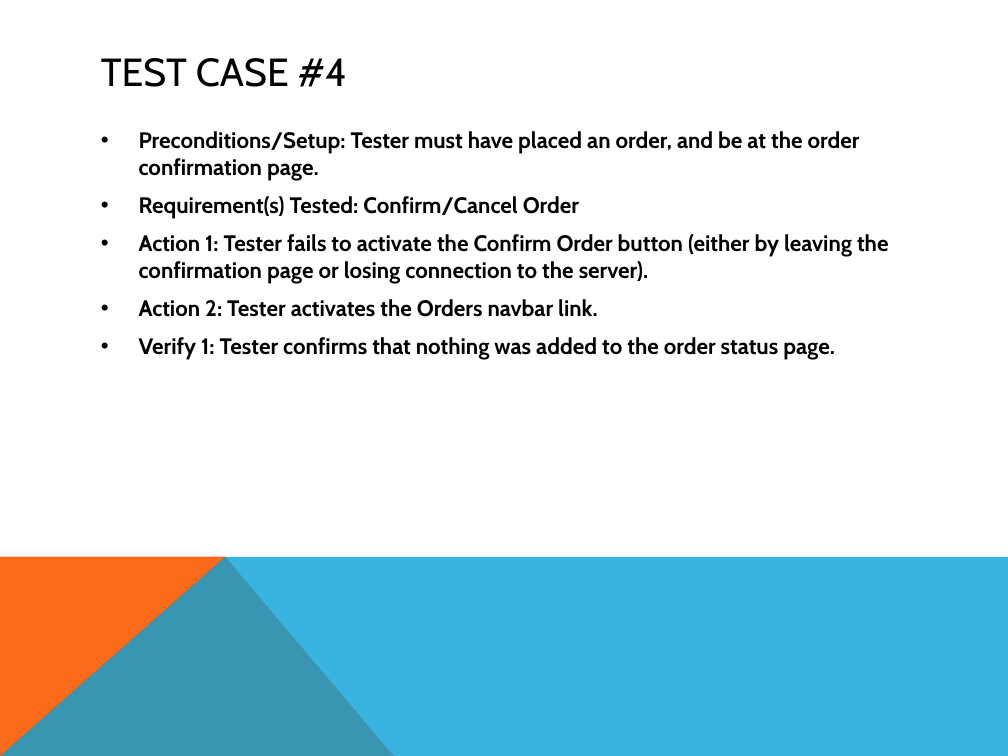
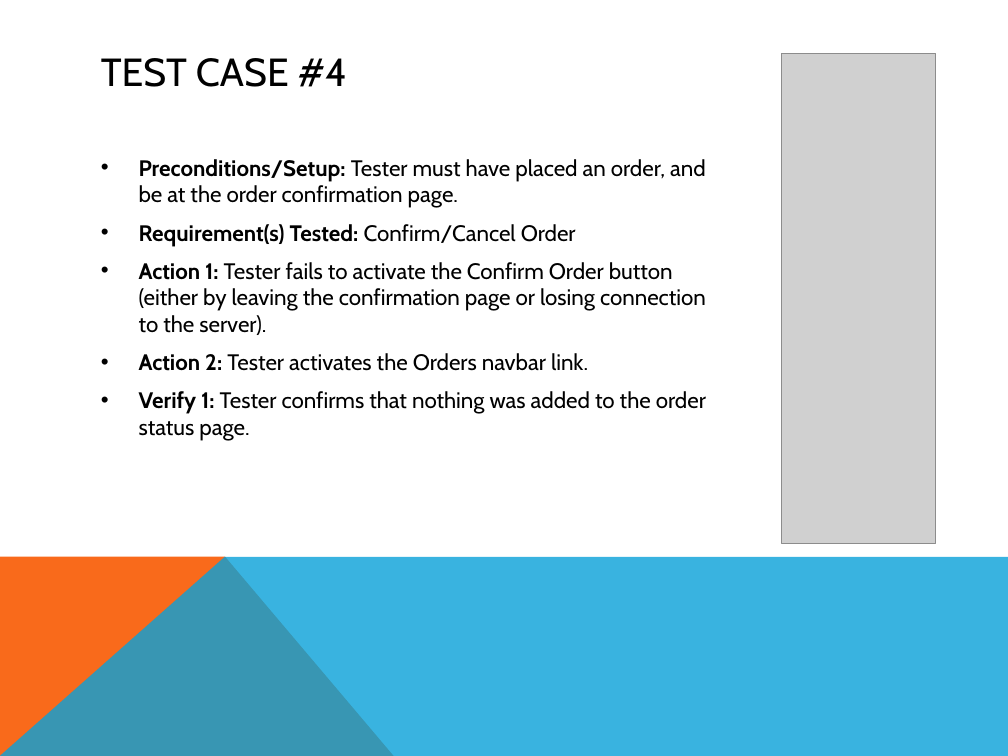
Before and after one commit to Dyndrilliac/cen-4010-assignments, a slide deck: slide 10 of Design Documents/_OldStuff/Testing Presentation/PresentationSoftEng.pptx. Drawn at 1008x756 pixels with LibreOffice and Linux fonts; fonts in the diff are those of the drawing; grey boxes stand for pictures. Boxes give left, top, right and bottom in pixels: in the first picture for what was removed or moved away, otherwise in the second. Text is boxed around its words. In the diff, an @@ line names an element or a change of style, - is before the commit and + after.

```diff
--- a/Design Documents/_OldStuff/Testing Presentation/PresentationSoftEng.pptx
+++ b/Design Documents/_OldStuff/Testing Presentation/PresentationSoftEng.pptx
@@ picture added at [782, 53, 936, 543] @@
@@ text "Preconditions/Setup: Tester must have placed ...": place and size @@
-text "Preconditions/Setup: Tester must have placed ..." at [139, 131, 889, 360]
+text "Preconditions/Setup: Tester must have placed ..." at [139, 159, 706, 441]
@@ text "Preconditions/Setup: Tester must have placed ..." at [139, 159, 706, 441]: bold off in "Tester must have placed an order, and ...", "Confirm/Cancel Order", "Tester fails to activate the Confirm Order ...", "Tester activates the Orders navbar link." and 1 more places @@
```
Also in this commit, not shown: 4 other slides changed.
